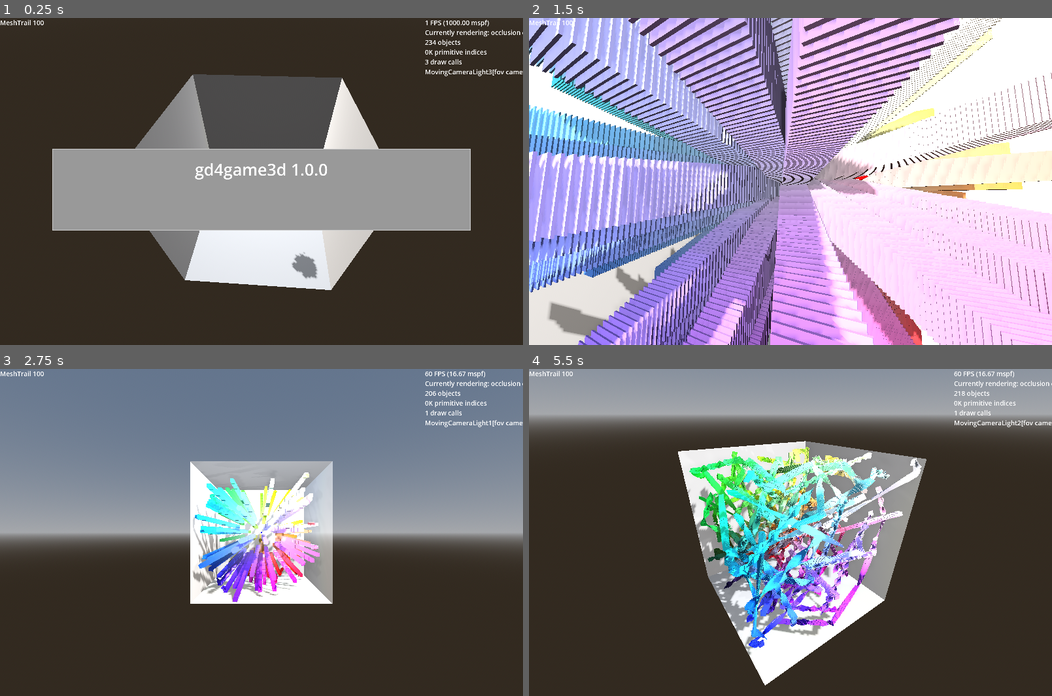
Above: before the commit, frames 1-4 (two rows, left to right).
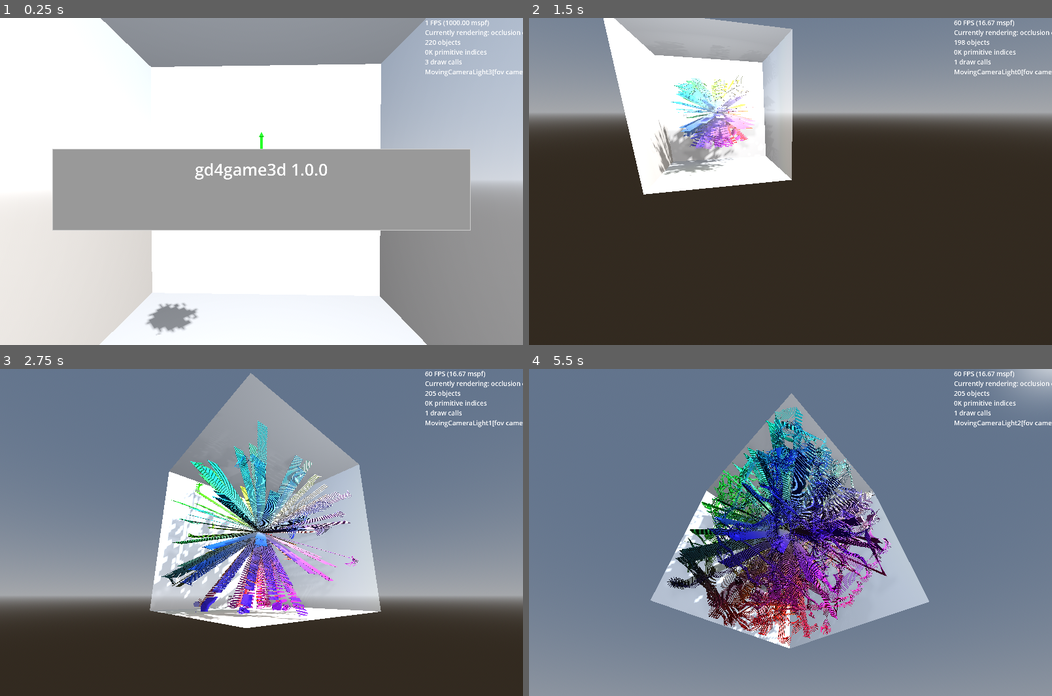
Above: after the commit, the same moments.

Repository: kasworld/gd4game3d
Game: Godot game, scene res://main.tscn
The game is run twice, just before and just after one commit, with the same random seed, the same clock (stepped at 60 frames per second) and the same inputs.
Inputs (mouse positions are in pixels of both pictures, inside the frame that each line leads up to):
- Up to frame 1 (0.25 s): no input
- Up to frame 2 (1.5 s): tap Enter at 0.5 s; move the mouse to (905, 165) at 0.52 s; hold Right 0.53-1.28 s; tap Q at 0.6 s; click (905, 165) at 0.67 s; move the mouse to (685, 197) at 1.27 s; hold Down from 1.28 s (still down); tap E at 1.35 s
- Up to frame 3 (2.75 s): move the mouse to (313, 460) at 2.02 s; release Down at 2.03 s; hold Right from 2.03 s (still down); tap Enter at 2.1 s
- Up to frame 4 (5.5 s): move the mouse to (764, 597) at 2.77 s; release Right at 2.78 s; hold Up 2.78-3.53 s; tap one key every 0.75 s from 2.85 s: Q E Enter Q; click (764, 597) at 2.92 s; move the mouse to (947, 581) at 3.52 s; hold Left 3.53-5.03 s; move the mouse to (633, 483) at 4.27 s; move the mouse to (816, 532) at 5.02 s; hold Down from 5.03 s (still down); click (816, 532) at 5.17 s

The runs differ from the first frame. In frame 1, 76% of the frame differs, in the area x 0-100%, y 0-100%; in frame 2, 98%; in frame 3, 43%; in frame 4, 98%.

Commit message:
split MeshTrailBox

Diff:
--- a/main.gd
+++ b/main.gd
@@ -42,10 +42,9 @@
 		]
 	if $"오른쪽패널/LabelInfo".visible:
 		$"오른쪽패널/LabelInfo".text = "%s" % [ MovingCameraLight.GetCurrentCamera() ]
-	$"왼쪽패널/Label".text = "MeshTrail %d" % [$MeshTrailContainer.get_child_count()]
+	#$"왼쪽패널/Label".text = "MeshTrail %d" % [$MeshTrailContainer.get_child_count()]
 
 
-var meshtrail_scene = preload("res://mesh_trail/mesh_trail.tscn")
 func _ready() -> void:
 	get_viewport().size_changed.connect(on_viewport_size_changed)
 	ui_panel_init()
@@ -53,61 +52,18 @@
 
 	$OmniLight3D.position = Vector3(0,0,WorldSize.length())
 	$OmniLight3D.omni_range = WorldSize.length()*2
-	$BounceCameraLight.set_center_pos_far(Vector3.ZERO, Vector3(0, 0, WorldSize.z*2), WorldSize.length()*2)
 	$FixedCameraLight.set_center_pos_far(Vector3.ZERO, Vector3(0, 0, WorldSize.z*2), WorldSize.length()*2)
 	$MovingCameraLightHober.set_center_pos_far( Vector3.ZERO, Vector3(0, 0, WorldSize.z), WorldSize.length()*2)
 	$MovingCameraLightAround.set_center_pos_far( Vector3.ZERO, Vector3(0, 0, WorldSize.z), WorldSize.length()*2)
 	$AxisArrow3D.set_size(10)
-	$WallBox.mesh.size = WorldSize
 
-	var bound_size = WorldSize
-	bound_aabb = AABB( -bound_size/2, bound_size)
-	velocity = Vector3( (randf()-0.5)*WorldSize.length()/3,(randf()-0.5)*WorldSize.length()/3,(randf()-0.5)*WorldSize.length()/3)
+	$MeshTrailBox.init(WorldSize)
 
-	var mesh := BoxMesh.new()
-	mesh.size = Vector3(mesh_radius*2, mesh_radius*2, 0.1)
-	for i in 100:
-		var ball :MeshTrail = meshtrail_scene.instantiate(
-			#).set_ColorChange_OnBounce(
-			#).set_ColorChange_MeshGradient(
-			).set_ColorChange_ByPosition(bound_aabb
-			#).set_ColorChange_ByPositionFn(get_color_ByPosition
-			).init_with_alpha(mesh, 100,  1.0 , Vector3.ZERO,
-			).set_speed(20,40)
-		$MeshTrailContainer.add_child(ball)
-
-func bounce(_oldpos:Vector3, pos :Vector3, radiusa :float) -> Dictionary:
-	return Bounce.v3f(pos, bound_aabb, radiusa)
-func get_color_ByPosition(pos :Vector3) -> Color:
-	var co :Color
-	for i in 3:
-		co[i] = (pos[i] - bound_aabb.position[i]) / bound_aabb.size[i]
-	co = co.inverted()
-	return co
-
-var color_list_light = NamedColorList.make_light_color_list()
-var color_list_dark = NamedColorList.make_dark_color_list()
-func random_color1() -> Color:
-	return NamedColorList.color_list.pick_random()[0]
-func random_color2() -> Color:
-	return color_list_light.pick_random()[0]
-func random_color3() -> Color:
-	return color_list_dark.pick_random()[0]
-
-var bound_aabb :AABB
-var mesh_radius := 1.5
-var velocity :Vector3
-func _process(delta: float) -> void:
+func _process(_delta: float) -> void:
 	label_demo()
-
-	for mt in $MeshTrailContainer.get_children():
-		mt.move_trail(delta,bounce, mesh_radius, 4*PI,)
-
 	var now := Time.get_unix_time_from_system()
 	var t := now /2.3
-	if $BounceCameraLight.is_current_camera():
-		velocity = $BounceCameraLight.bounce_within_aabb(delta, bound_aabb, velocity, Vector3.ZERO, mesh_radius )
-	elif $MovingCameraLightHober.is_current_camera():
+	if $MovingCameraLightHober.is_current_camera():
 		$MovingCameraLightHober.move_hober_around_z(t, Vector3.ZERO, (WorldSize.x+WorldSize.y)/2, WorldSize.length()*0.6 )
 	elif $MovingCameraLightAround.is_current_camera():
 		$MovingCameraLightAround.move_wave_around_y(t, Vector3.ZERO, (WorldSize.x+WorldSize.y)/2, WorldSize.length()*0.6 )
--- a/main.tscn
+++ b/main.tscn
@@ -1,9 +1,10 @@
-[gd_scene load_steps=14 format=3 uid="uid://c7o2uicaj4xv7"]
+[gd_scene load_steps=13 format=3 uid="uid://c7o2uicaj4xv7"]
 
 [ext_resource type="Script" uid="uid://bkjtdglfi770m" path="res://main.gd" id="1_nnvt2"]
 [ext_resource type="PackedScene" uid="uid://ces3a6yv0c5fi" path="res://moving_carmera_light/moving_camera_light.tscn" id="3_1bvp3"]
 [ext_resource type="PackedScene" uid="uid://c6cct2gj2a3im" path="res://timed_message/timed_message.tscn" id="3_h2yge"]
 [ext_resource type="PackedScene" uid="uid://dl14flc0fkeyt" path="res://axis_arrow3d/axis_arrow_3d.tscn" id="4_1bvp3"]
+[ext_resource type="PackedScene" uid="uid://bhb3f3tv6l0yh" path="res://mesh_trail_box.tscn" id="5_lquwl"]
 
 [sub_resource type="Theme" id="Theme_h2yge"]
 default_font_size = 32
@@ -26,14 +27,6 @@
 background_mode = 2
 sky = SubResource("Sky_lquwl")
 
-[sub_resource type="StandardMaterial3D" id="StandardMaterial3D_1bvp3"]
-transparency = 1
-albedo_color = Color(1, 1, 1, 0.4862745)
-
-[sub_resource type="BoxMesh" id="BoxMesh_lquwl"]
-material = SubResource("StandardMaterial3D_1bvp3")
-flip_faces = true
-
 [node name="Main" type="Node3D"]
 script = ExtResource("1_nnvt2")
 
@@ -48,8 +41,6 @@
 shadow_enabled = true
 omni_range = 1000.0
 omni_shadow_mode = 0
-
-[node name="MeshTrailContainer" type="Node3D" parent="."]
 
 [node name="왼쪽패널" type="VBoxContainer" parent="."]
 offset_right = 40.0
@@ -75,8 +66,6 @@
 
 [node name="AxisArrow3D" parent="." instance=ExtResource("4_1bvp3")]
 
-[node name="BounceCameraLight" parent="." instance=ExtResource("3_1bvp3")]
-
 [node name="FixedCameraLight" parent="." instance=ExtResource("3_1bvp3")]
 
 [node name="MovingCameraLightHober" parent="." instance=ExtResource("3_1bvp3")]
@@ -86,5 +75,4 @@
 [node name="WorldEnvironment" type="WorldEnvironment" parent="."]
 environment = SubResource("Environment_7mycd")
 
-[node name="WallBox" type="MeshInstance3D" parent="."]
-mesh = SubResource("BoxMesh_lquwl")
+[node name="MeshTrailBox" parent="." instance=ExtResource("5_lquwl")]
--- /dev/null
+++ b/mesh_trail_box.gd
@@ -0,0 +1,49 @@
+extends Node3D
+class_name MeshTrailBox
+
+var meshtrail_scene = preload("res://mesh_trail/mesh_trail.tscn")
+
+func init(box_size :Vector3) -> void:
+	$BounceCameraLight.set_center_pos_far(Vector3.ZERO, Vector3(0, 0, box_size.z*2), box_size.length()*2)
+	$WallBox.mesh.size = box_size
+	bound_aabb = AABB( -box_size/2, box_size)
+	velocity = Vector3( (randf()-0.5)*box_size.length()/3,(randf()-0.5)*box_size.length()/3,(randf()-0.5)*box_size.length()/3)
+
+	var mesh := BoxMesh.new()
+	mesh.size = Vector3(mesh_radius*4, mesh_radius/10, mesh_radius/10)
+	for i in 100:
+		var ball :MeshTrail = meshtrail_scene.instantiate(
+			#).set_ColorChange_OnBounce(
+			#).set_ColorChange_MeshGradient(
+			).set_ColorChange_ByPosition(bound_aabb
+			#).set_ColorChange_ByPositionFn(get_color_ByPosition
+			).init_with_alpha(mesh, 1000,  1.0 , bound_aabb.get_center(),
+			).set_speed(20,40)
+		$MeshTrailContainer.add_child(ball)
+
+func bounce(_oldpos:Vector3, pos :Vector3, radiusa :float) -> Dictionary:
+	return Bounce.v3f(pos, bound_aabb, radiusa)
+func get_color_ByPosition(pos :Vector3) -> Color:
+	var co :Color
+	for i in 3:
+		co[i] = (pos[i] - bound_aabb.position[i]) / bound_aabb.size[i]
+	co = co.inverted()
+	return co
+
+var color_list_light = NamedColorList.make_light_color_list()
+var color_list_dark = NamedColorList.make_dark_color_list()
+func random_color1() -> Color:
+	return NamedColorList.color_list.pick_random()[0]
+func random_color2() -> Color:
+	return color_list_light.pick_random()[0]
+func random_color3() -> Color:
+	return color_list_dark.pick_random()[0]
+
+var bound_aabb :AABB
+var mesh_radius := 1.5
+var velocity :Vector3
+func _process(delta: float) -> void:
+	if $BounceCameraLight.is_current_camera():
+		velocity = $BounceCameraLight.bounce_within_aabb(delta, bound_aabb, velocity, Vector3.ZERO, mesh_radius )
+	for mt in $MeshTrailContainer.get_children():
+		mt.move_trail(delta, bounce, mesh_radius, 4*PI,)
--- /dev/null
+++ b/mesh_trail_box.tscn
@@ -0,0 +1,22 @@
+[gd_scene load_steps=5 format=3 uid="uid://bhb3f3tv6l0yh"]
+
+[ext_resource type="Script" uid="uid://cc8vuu704bw76" path="res://mesh_trail_box.gd" id="1_0ck6v"]
+[ext_resource type="PackedScene" uid="uid://ces3a6yv0c5fi" path="res://moving_carmera_light/moving_camera_light.tscn" id="2_lc0n3"]
+
+[sub_resource type="StandardMaterial3D" id="StandardMaterial3D_1bvp3"]
+transparency = 1
+albedo_color = Color(1, 1, 1, 0.4862745)
+
+[sub_resource type="BoxMesh" id="BoxMesh_0ck6v"]
+material = SubResource("StandardMaterial3D_1bvp3")
+flip_faces = true
+
+[node name="MeshTrailBox" type="Node3D"]
+script = ExtResource("1_0ck6v")
+
+[node name="WallBox" type="MeshInstance3D" parent="."]
+mesh = SubResource("BoxMesh_0ck6v")
+
+[node name="MeshTrailContainer" type="Node3D" parent="."]
+
+[node name="BounceCameraLight" parent="." instance=ExtResource("2_lc0n3")]
Not shown, added: mesh_trail_box.gd.uid
